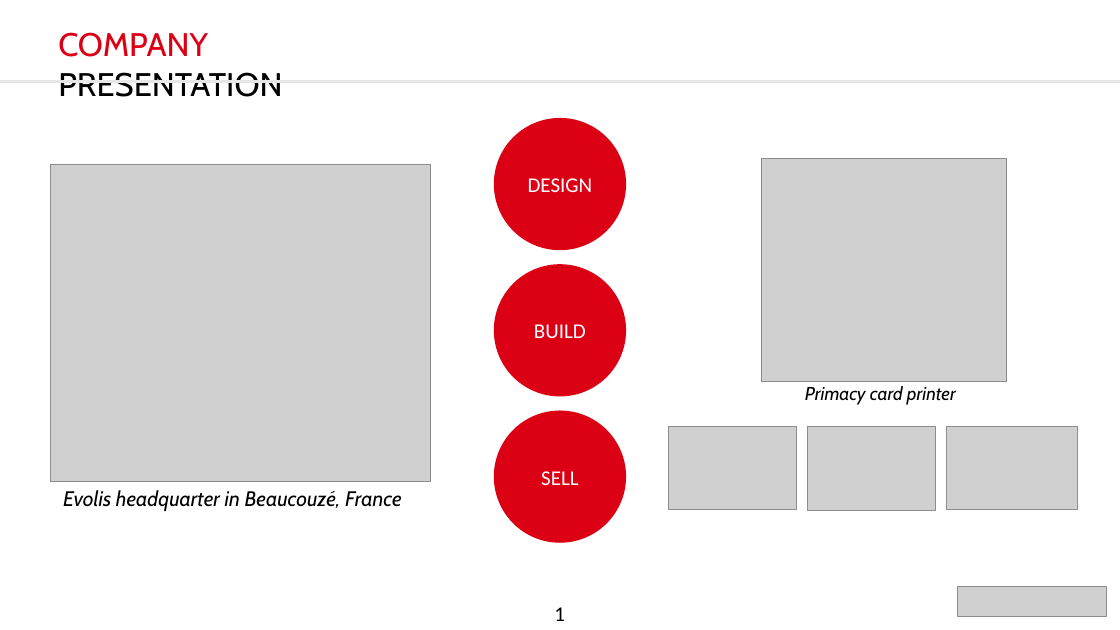
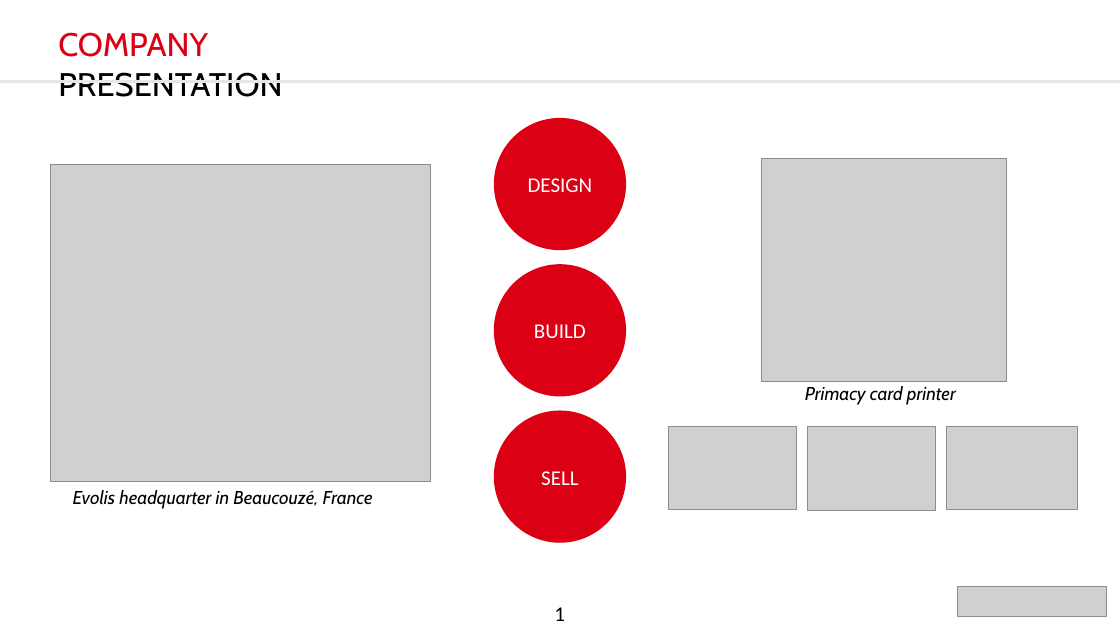
Before and after one commit to DylanChe/SupervisionSerre, a slide deck: slide 2 of suivi_perso/dylan/PresentationOralBlancAnglais.pptx. Drawn at 1120x630 pixels with LibreOffice and Linux fonts; fonts in the diff are those of the drawing; grey boxes stand for pictures. Boxes give left, top, right and bottom in pixels: in the first picture for what was removed or moved away, otherwise in the second. Text is boxed around its words. In the diff, an @@ line names an element or a change of style, - is before the commit and + after.

```diff
--- a/suivi_perso/dylan/PresentationOralBlancAnglais.pptx
+++ b/suivi_perso/dylan/PresentationOralBlancAnglais.pptx
@@ text "Evolis headquarter in Beaucouzé, France": place and size @@
-text "Evolis headquarter in Beaucouzé, France" at box(63, 490, 402, 511)
+text "Evolis headquarter in Beaucouzé, France" at box(73, 490, 373, 509)
@@ text "Evolis headquarter in Beaucouzé, France" at box(73, 490, 373, 509): size 18 to 16 pt @@
```
Also in this commit, not shown: 7 other slides changed, 1 slide removed.
